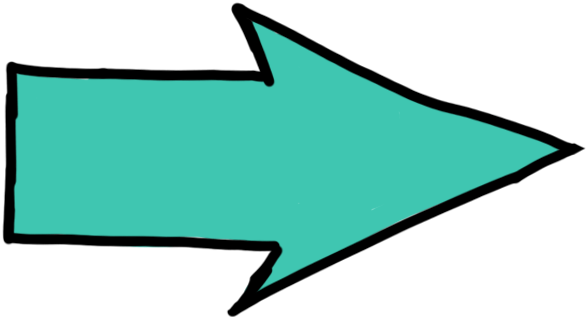
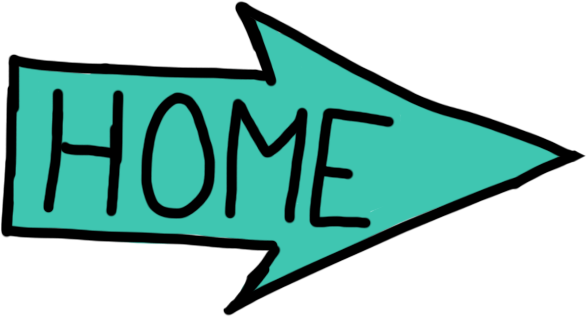
Revision of a layered 587×317 image; what changed, layer by layer:
removed layer "Layer 2" over (2, 2, 586, 317)
removed layer "Layer 1" over (6, 17, 561, 303)
added layer "HomeLines" above "HomeColor" over (0, 0, 586, 317)
added layer "HomeColor" over (4, 17, 561, 302)
